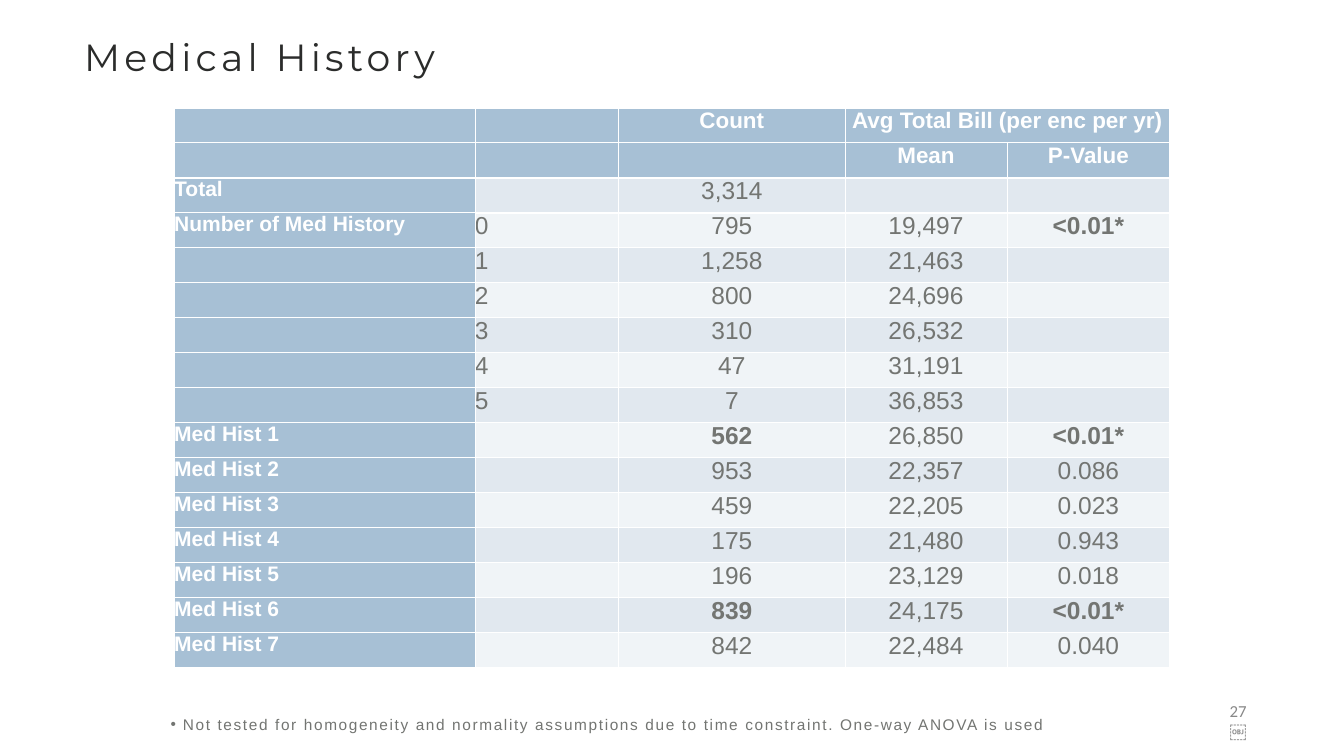
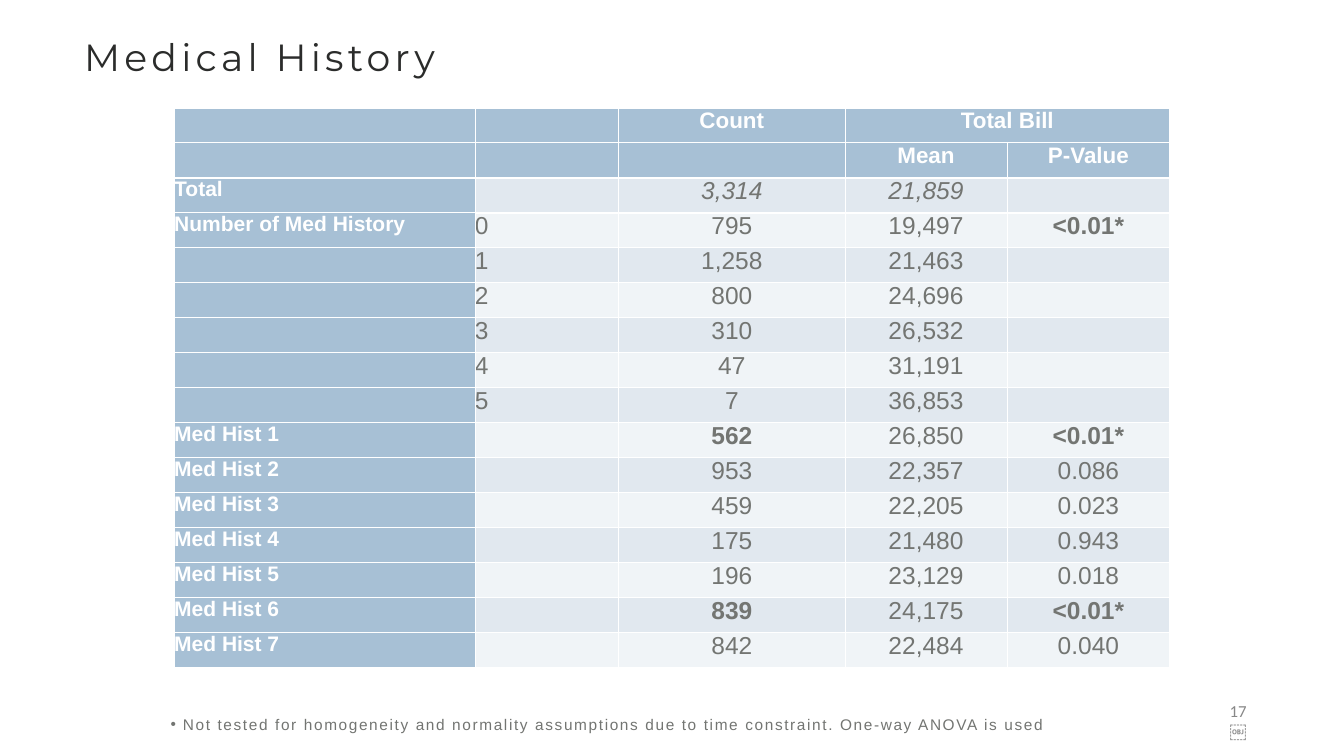
Before and after one commit to joannasyeow/Holmusk_Healthcare_Data, a slide deck: slide 17 of slides.pptx (slide 27 before the commit). Drawn at 1344x756 pixels with LibreOffice and Linux fonts; fonts in the diff are those of the drawing. Boxes give left, top, right and bottom in pixels: in the first picture for what was removed or moved away, otherwise in the second. Text is boxed around its words. In the diff, an @@ line names an element or a change of style, - is before the commit and + after.

```diff
--- a/slides.pptx
+++ b/slides.pptx
@@ table at [174, 108, 1171, 737] @@
-row 1, column 4: Avg Total Bill (per enc per yr)
+row 1, column 4: Total Bill
-row 3, column 4: 
+row 3, column 4: 21,859
@@ italic on in "3,314" @@
@@ page number at [1230, 706, 1247, 717]: text changed @@
-27￼
+17￼
```
Also in this commit, not shown: 22 other slides changed, 7 slides added, 10 slides removed, 13 other files.
